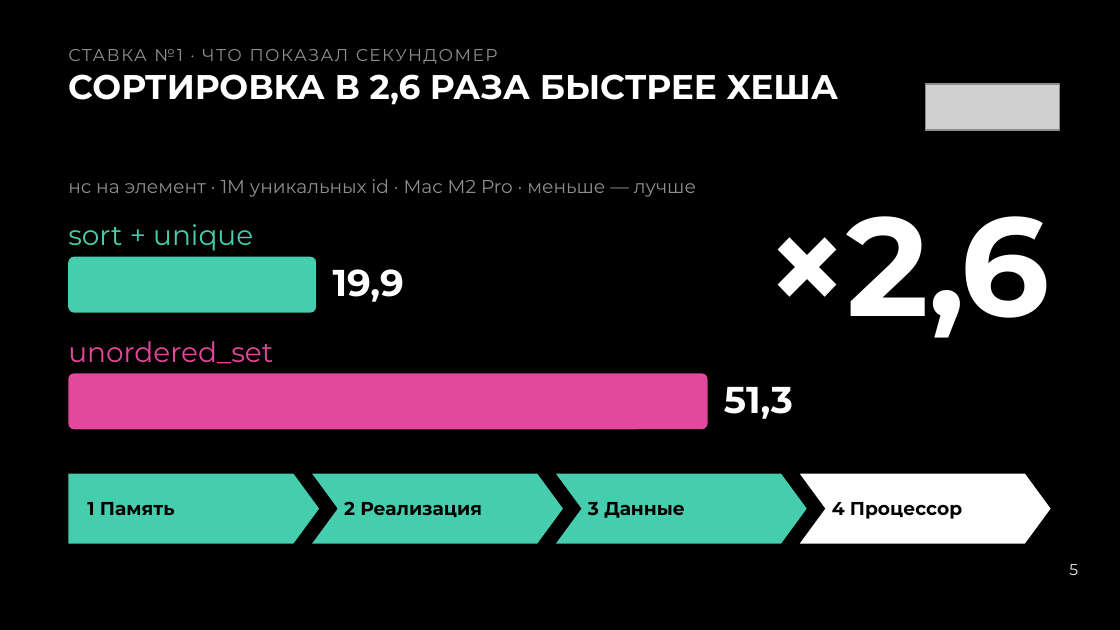
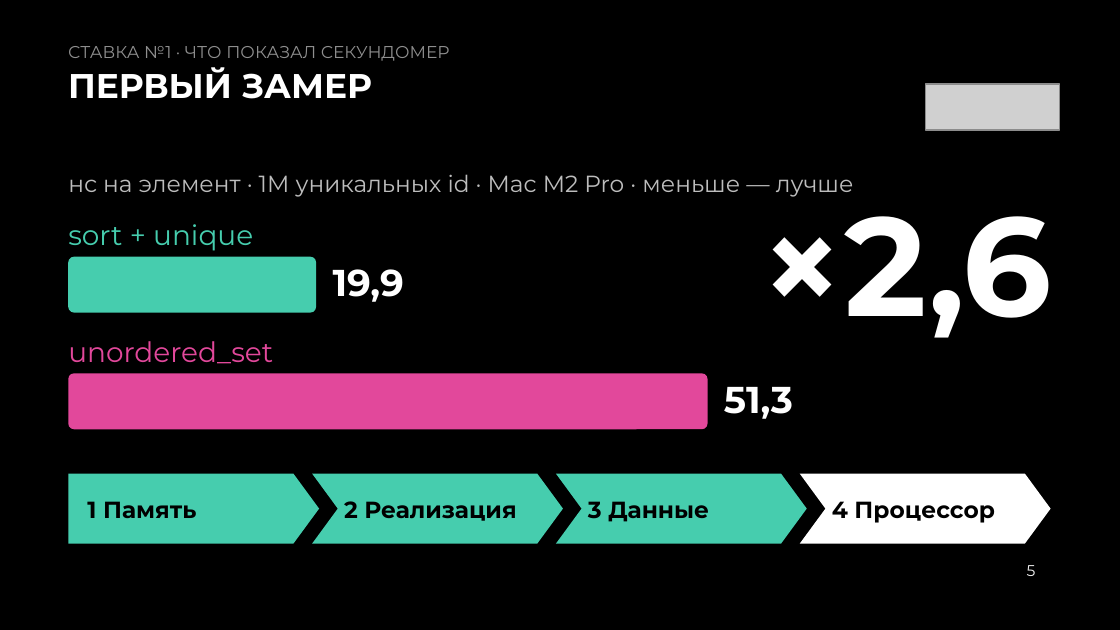
Before and after one commit to Neoron95/conference-hardfest-algorithms, a slide deck: slide 5 of prep/deck/hardfest2026_deck.pptx. Drawn at 1120x630 pixels with LibreOffice and Linux fonts; fonts in the diff are those of the drawing; grey boxes stand for pictures. Boxes give left, top, right and bottom in pixels: in the first picture for what was removed or moved away, otherwise in the second. Text is boxed around its words. In the diff, an @@ line names an element or a change of style, - is before the commit and + after.

```diff
--- a/prep/deck/hardfest2026_deck.pptx
+++ b/prep/deck/hardfest2026_deck.pptx
@@ text "СТАВКА №1 · ЧТО ПОКАЗАЛ ..." at (68, 46, 450, 61): letter spacing 0.9 to 0 pt @@
@@ text removed at (68, 74, 839, 105) @@
-СОРТИРОВКА В 2,6 РАЗА БЫСТРЕЕ ХЕША
@@ text added at (68, 67, 372, 99), 22 pt, text #FFFFFF, bold @@
+ПЕРВЫЙ ЗАМЕР
@@ text "нс на элемент · 1M ..." at (68, 174, 854, 197): size 12 to 15 pt, text colour #8F8F8F to #BDBDBD; line spacing 15pt to 18.8pt @@
@@ text "×2,6": place and size @@
-text "×2,6" at (765, 216, 1050, 338)
+text "×2,6" at (760, 180, 1052, 338)
@@ text "×2,6" at (760, 180, 1052, 338): letter spacing -1.5 to 0 pt; alignment right to left @@
@@ size 12 to 15 pt; line spacing 16.5pt to 18pt in 4 elements at (344, 501, 516, 521), (832, 501, 995, 523), (588, 501, 709, 522), (87, 501, 196, 518) @@
@@ text "5": place and size @@
-text "5" at (1069, 564, 1078, 575)
+text "5" at (1027, 565, 1036, 576)
@@ text "5" at (1027, 565, 1036, 576): alignment right to left; line spacing 1 to 12.8pt; vertical alignment middle to top @@
```
Also in this commit, not shown: 34 other slides changed, 15 slides added, 12 slides removed, 52 other files.
